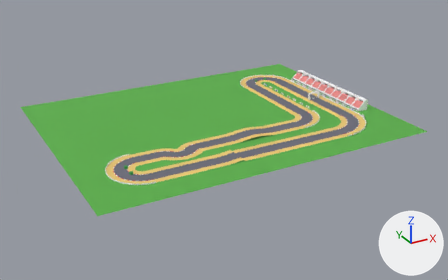
What one commit did to the glTF model assets/tracks/brands-patch/brands-patch.glb.
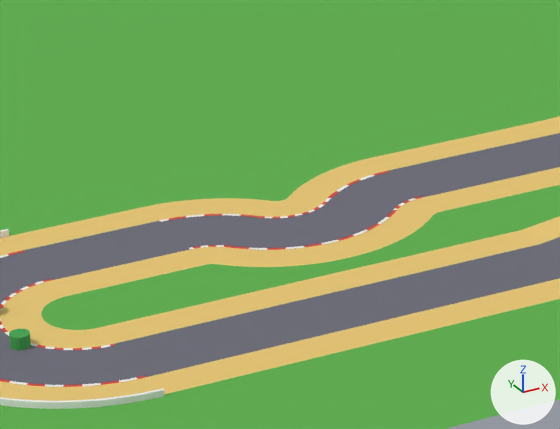
The first picture shows the older version from a 50 mm lens placed at (-316.0, -516.0, 232.0), pointed at (-40.0, -14.0, -19.0). The close-ups show the older and then the newer version on the part from 28% to 50% of the width and 41% to 67% of the height of that picture. Only the edits that show in the close-ups are written down. The axes (+X, +Y, +Z) are drawn at lower right. The lights are the same throughout. Where no turn or scale is listed for an object, it has been applied to the vertices.

Objects in the first close-up: 'Asphalt', 'Grass', 'SandLeft', 'SandRight', 'Wall.03' and 14 more.
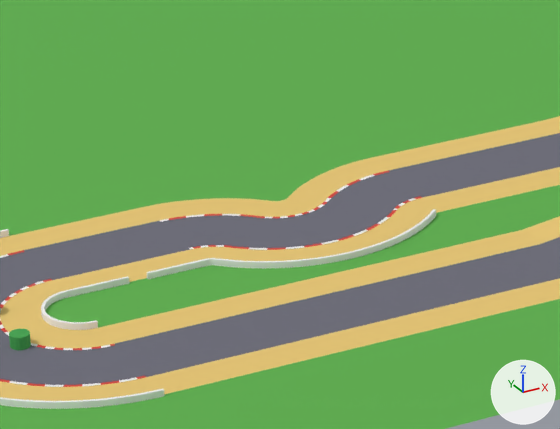
Patch to the scene script:
```diff
--- a/assets/tracks/brands-patch/brands-patch.glb.py
+++ b/assets/tracks/brands-patch/brands-patch.glb.py
@@ me_wall_07 @@
+me_wall_07.from_pydata(...)  # 272 vertices, 406 faces; spans x -156.0..-140.3, y -76.0..-64.0, z -0.1..0.9
+me_wall_07.materials.append(mat_wall)  # white #f0f0f0
@@ me_wall_06 @@
+me_wall_06.from_pydata(...)  # 176 vertices, 262 faces; spans x -137.3..-89.1, y -72.7..-64.0, z 0.0..1.0
+me_wall_06.materials.append(mat_wall)  # white #f0f0f0
@@ ob_wall_07 @@
+ob_wall_07 = bpy.data.objects.new('Wall.07', me_wall_07)
+ob_wall_07.location = (0.0, 0.0, 0.0)
@@ ob_wall_06 @@
+ob_wall_06 = bpy.data.objects.new('Wall.06', me_wall_06)
+ob_wall_06.location = (0.0, 0.0, 0.0)
```

Changed parts and their boxes [x1, y1, x2, y2] in the close-ups (560 x 429 px):
'Wall.06', added: after [146, 209, 436, 279]
'Wall.07', added: after [41, 276, 129, 330]
